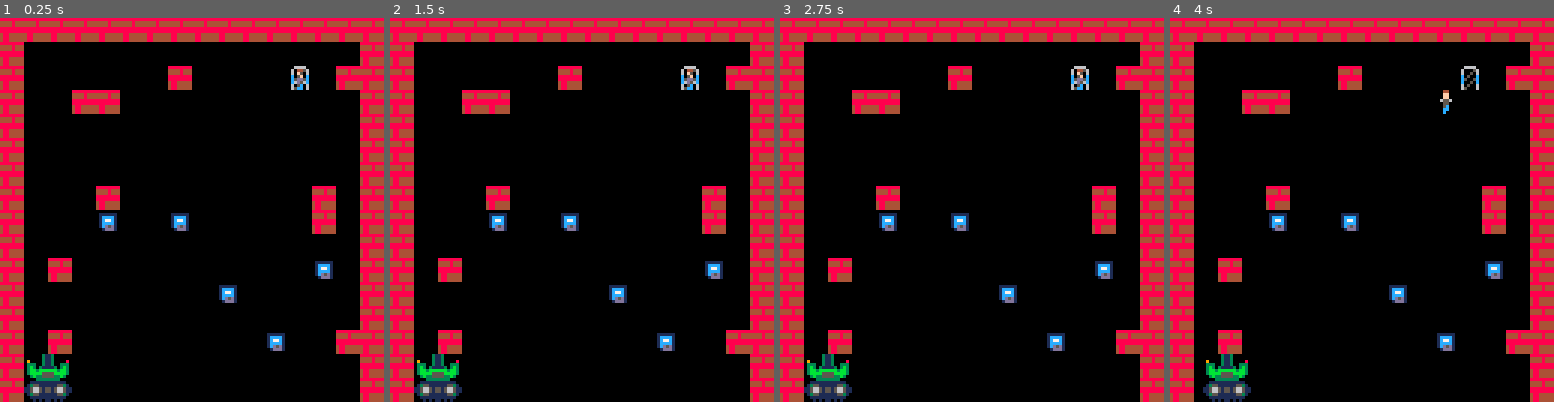
Above: before the commit, frames 1-4 (left to right).
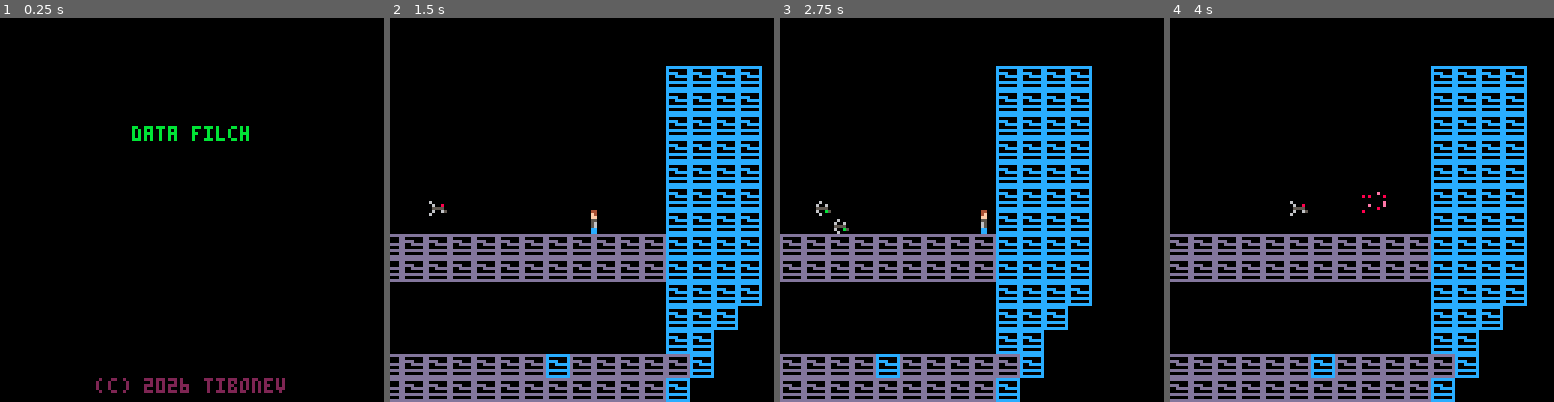
Above: after the commit, the same moments.

Repository: jflores82/data-filch
Game: PICO-8 cartridge df_01.p8
The game is run twice, just before and just after one commit, with the same random seed, the same clock (stepped at 60 frames per second) and the same inputs.
Inputs:
- Up to frame 1 (0.25 s): no input
- Up to frame 2 (1.5 s): tap O (Z key) at 0.7 s
- Up to frame 3 (2.75 s): hold Right 1.6-2.1 s; tap O (Z key) at 1.7, 2.1, 2.5 s; hold Up 2.15-2.42 s; hold Right from 2.47 s (still down)
- Up to frame 4 (4 s): tap O (Z key) at 2.9, 3.3, 3.7 s; release Right at 3.03 s; hold Left 3.08-3.58 s; hold Down 3.63-3.97 s

The runs differ from the first frame. In frame 1, 26% of the frame differs, in the area x 0-100%, y 0-100%; in frame 2, 44%; in frame 3, 43%; in frame 4, 44%.

Commit message:
feat: added title screen
- added title screen
- fixed minor bug on top_reset, adding a flag for new level (re-generate the random bits).

Diff:
--- a/df_01.p8
+++ b/df_01.p8
@@ -122,10 +122,10 @@
 		top_win = 7,
 		gameover = 8
 	}
-	currentstate = 5
+	currentstate = 1
 
 	--DEBUG REMOVE BEFORE RELEASE --
-	top_new_level()
+	--top_reset(1)
 
 end
 
@@ -349,15 +349,26 @@
 --
 -- TOP DOWN
 --
-function top_new_level()
+function top_reset(new)
+	new = new or 0
+
 	player_top = {
-		x = 100,
-		y = 150,
+		x = 96,
+		y = 144,
 		flip = false,
 		dir = 0,
 		walk_ani = 0,
 		walk_max = 16,
-		safe = false,
+		safe = true,
+	}
+
+	top_goals = {
+		safe_x = 96,
+		safe_y = 144,
+		made = false,
+		comp = false,
+		goal_x = 23,
+		goal_y = 208,
 	}
 
 	en_top = {
@@ -374,54 +385,18 @@
 		shot_timer = 0,
 	}
 	en_top_shots = {}
-	pickups_top = {}
-	blocks_top = {}
-
-	level_top = {
-		en_top_speed = 1,
-		en_top_spddif = 0.1,
-		pickups = 5,
-	}
-
-	blocks_top_generate()
-	pickups_top_generate()
-
-end
-
-function top_reset()
-	player_top = {
-		x = 96,
-		y = 144,
-		flip = false,
-		dir = 0,
-		walk_ani = 0,
-		walk_max = 16,
-		safe = true,
-	}
-
-	top_goals = {
-		safe_x = 96,
-		safe_y = 144,
-		made = false,
-		comp = false,
-		goal_x = 23,
-		goal_y = 208,
-	}
-
-	en_top = {
-		x = 8,
-		y = 240,
-		ani = 0,
-		ani_max = 8,
-		move = false,
-		max_spd = 1,
-		spd_delta = 0.1,
-		spd = 0,
-		bit = 1,
-		shot_delay = 30,
-		shot_timer = 0,
-	}
-	en_top_shots = {}
+
+	if(new == 1) then
+		level_top = {
+			en_top_speed = 1,
+			en_top_spddif = 0.1,
+			pickups = 5,
+		}
+		pickups_top = {}
+		blocks_top = {}
+		blocks_top_generate()
+		pickups_top_generate()
+	end
 end
 
 function player_top_control()
@@ -825,6 +800,31 @@
 
 -- state machine
 gamestate = {
+
+	[1] = { -- title screen
+		enter = function(self)
+			self.i = 0
+		end,
+
+		update = function(self)
+			self.i += 1
+			if(self.i >= 20) then self.i = 0 end
+
+			if(btn(4)) then
+				state_switch(game_states.side_play)
+			end
+		end,
+
+		draw = function(self)
+			cls()
+			print("data filch", 44, 36, 11)
+			print("(c) 2026 tibonev", 32, 120, 2)
+			if(self.i > 10) then
+				print("press 🅾️ / z", 40, 64, 6)
+			end
+		end,
+	},
+
 	[2] = { -- sidescroll play
 
 		enter = function(self)
@@ -888,7 +888,7 @@
 		update = function(self)
 			self.i += 1
 			if(self.i > 60) then
-				top_new_level()
+				top_reset(1)
 				state_switch(game_states.top_play)
 			end
 		end,
@@ -1069,25 +1069,25 @@
 00000000000000000000000000000000000000000000000000000000000000000000000000000000000000000000000000000000000000000000000000000000
 ffffffffffffffffffffffffffffffff000000000000000000000000000000000000000000000000000000000000000000000000000000000000000000000000
 __gff__
-0000000000000000000000000000000000000000000000000000000000000000000000000000000000000000000000000000000000000000000000000000000001010101000000000000000000000000000000000000000000000000000000000101000000000000000000000000000000000000000000000000000000000000
+0000000000000000000000000000000000000000000000000000000000000000000000000000000000000000000000000000000000000000000000000000000001010101020200000000000000000000000000000000000000000000000000000101000000000000000000000000000000000000000000000000000000000000
 0000000000000000000000000000000000000000000000000000000000000000000000000000000000000000000000000000000000000000000000000000000000000000000000000000000000000000000000000000000000000000000000000000000000000000000000000000000000000000000000000000000000000000
 __map__
 0000000000000000000000000000000000000000000000000000000000000000000000000000000000000000000000000000000000000000000000000000000000000000000000000000000000000000000000000000000000000000000000000000000000000000000000000000000000000000000000000000000000000000
 00000000000000000000000000000000000000000000000000000000000000000000000000000000000000000000000000000000000000000000000000000000000000000000000000000000000000000000000000000000000000000000000000000000000000000000000000000000000000000000000000000000000000ff
-00000000000000000000000000000000000000000000000000000000000000000000000000000000000000000000000000000000000000000000000000000000000000000000000000000000000000000000000000000000000000000000000000000000000000000000000000000000000000000000000000000000000000ff
-00000000000000000000000000000000000000000000000000000000000000000000000000000000000000000000000000000000000000000000000000000000000000000000000000000000000000000000000000000000000000000000000000000000000000000000000000000000000000000000000000000000000000ff
-00000000000000000000000000000000000000000000000000000000000000000000000000000000000000000000000000000000000000000000000000000000000000000000000000000000000000000000000000000000000000000000000000000000000000000000000000000000000000000000000000000000000000ff
-00000000000000000000000000000000000000000000000000000000000000000000000000000000000000000000000000000000000000000000000000000000000000000000000000000000000000000000000000000000000000000000000000000000000000000000000000000000000000000000000000000000000000ff
-00000000000000000000000000000000000000000000000000000000000000000000000000000000000000000000000000000000000000000000000000000000000000000000000000000000000000000000000000000000000000000000000000000000000000000000000000000000000000000000000000000000000000ff
-00000000000000000000000000000000000000000000000000000000000000000000000000000000000000000000000000000000000000000000000000000000000000000000000000000000000000000000000000000000000000000000000000000000000000000000000000000000000000000000000000000000000000ff
-41000000000000000000000000000000000000000000000000000000000000000000000000000000000000000000000000000000000000000000000000000000000000000000000000000000000000000000000000000000000000000000000000000000000000000000000000000000000000000000000000000000000000ff
-41000000000000000000000040404040000000000000000000404100000000000000000000000000000000000000000000000000000000000000000000000000000041000000000000000000000000000000000000000000000000000000000000000000000000000000000000000000000000000000000000000000000000ff
-410000000000000000000000000000ff000000000000000040000041000000000000000000000000000000000000000000000000000000000000000000000000000041000000000000000000000000000000000000000000000000000000000000000000000000000000000000000000000000000000000000000000000000ff
-410000000000000000000000000000ff000000000000004000000000410000000000000000000000000000000000000000000000000000000000000000000000000041000000000000000000000000000000000000000000000000000000000000000000000000000000000000000000000000000000000000000000000000ff
-4100000000000040400000000000ff40000000000000400000000000004100000000000000000000000000000000000000000000000000000000000000000000000041000000000000000000000000000000000000000000000000000000000000000000000000000000000000000000000000000000000000000000000000ff
-50000000000040404040000000004040000000000040000000000000000041000000000000000000000000000000000000000000000000000000000000000000000041000000000000000000000000000000000000000000000000000000000000000000000000000000000000000000000000000000000000000000000000ff
-40414040404040404040404040404040414040404040404040404040404040414040404040404040404040404040414040404040404040404040404040414040404040ffffffffffffffffffffffffffffffffffffffffffffffffffffffffffffffffffffffffffffffffffffffffffffffffffffffffffffffffffffffffff
-6060606060606060606060606060606000000000000000000000000000000000000000000000000000000000000000000000000000000000000000000000000000000000000000000000000000000000000000000000000000000000000000000000000000000000000000000000000000000000000000000000000000000000
+40000000000000000000000000000000000000000000000000000000000000000000000000000000000000000000000000000000000000000000000000000000000041414141000000000000000000000000000000000000000000000000000000000000000000000000000000000000000000000000000000000000000000ff
+40400000000000000000000000000000000000000000000000000000000000000000000000000000000000000000000000000000000000000000000000000000000041414141000000000000000000000000000000000000000000000000000000000000000000000000000000000000000000000000000000000000000000ff
+40404000000000000000000000000000000000000000000000000000000000000000000000000000000000000000000000000000000000000000000000000000000041414141000000000000000000000000000000000000000000000000000000000000000000000000000000000000000000000000000000000000000000ff
+40404040000000000000000000000000000000000000000000000000000000000000000000000000000000000000000000000000000000000000000000000000000041414141000000000000000000000000000000000000000000000000000000000000000000000000000000000000000000000000000000000000000000ff
+40404040400000000000000000000000000000000000000000000000000000000000000000000000000000000000000000000000000000000000000000000000000041414141000000000000000000000000000000000000000000000000000000000000000000000000000000000000000000000000000000000000000000ff
+40404040000000000000000000000000000000000000000000000000000000000000000000000000000000000000000000000000000000000000000000000000000041414141000000000000000000000000000000000000000000000000000000000000000000000000000000000000000000000000000000000000000000ff
+41404000000000000000000000000000000000000000000000000000000000000000000000000000000000000000000000000000000000000000000000000000000041414141000000000000000000000000000000000000000000000000000000000000000000000000000000000000000000000000000000000000000000ff
+4140000000000000000000007f7f7f7f7f0000000000000000404140404040404040404040404040404040404040404040404040404040404040404040404040404041414141000000000000000000000000000000000000000000000000000000000000000000000000000000000000000000000000000000000000000000ff
+414000000000000000000000000000ff000000000000000040414141404040404040404040404040404040404040404040404040404040404040404040404040404041414141000000000000000000000000000000000000000000000000000000000000000000000000000000000000000000000000000000000000000000ff
+410000000000000000000000000000ff0000000000000040410000007f0000000000000000000000000000000000000000000000000000000000000000000000000041414141000000000000000000000000000000000000000000000000000000000000000000000000000000000000000000000000000000000000000000ff
+4100000000007f7f7f0000000000ff7f0000000000004041000000007f7f7f000000000000000000000000000000000000000000000000000000000000000000000041414100000000000000000000000000000000000000000000000000000000000000000000000000000000000000000000000000000000000000000000ff
+5000000000007f7f7f7f000000007f7f00000000004041000000000000007f000000000000000000000000000000000000000000000000000000000000000000000041410000000000000000000000000000000000000000000000000000000000000000000000000000000000000000000000000000000000000000000000ff
+4041404040404040404040404040404041404040404040404040404040404041404040404040404040404040404041404040404040404040404040404041404040404041ffffffffffffffffffffffffffffffffffffffffffffffffffffffffffffffffffffffffffffffffffffffffffffffffffffffffffffffffffffffff
+4040404040404040404040404040404040404040404040404040404040404040404040404040404040404040404040404040404040404040404040404040404040404100000000000000000000000000000000000000000000000000000000000000000000000000000000000000000000000000000000000000000000000000
 6000000000000000000000000000006000000000000000000000000000000000000000000000000000000000000000000000000000000000000000000000000000000000000000000000000000000000000000000000000000000000000000000000000000000000000000000000000000000000000000000000000000000000
 6000000000000000000000000000006000000000000000000000000000000000000000000000000000000000000000000000000000000000000000000000000000000000000000000000000000000000000000000000000000000000000000000000000000000000000000000000000000000000000000000000000000000000
 60000000000000000000ff000000006000000000000000000000000000000000000000000000000000000000000000000000000000000000000000000000000000000000000000000000000000000000000000000000000000000000000000000000000000000000000000000000000000000000000000000000000000000000
